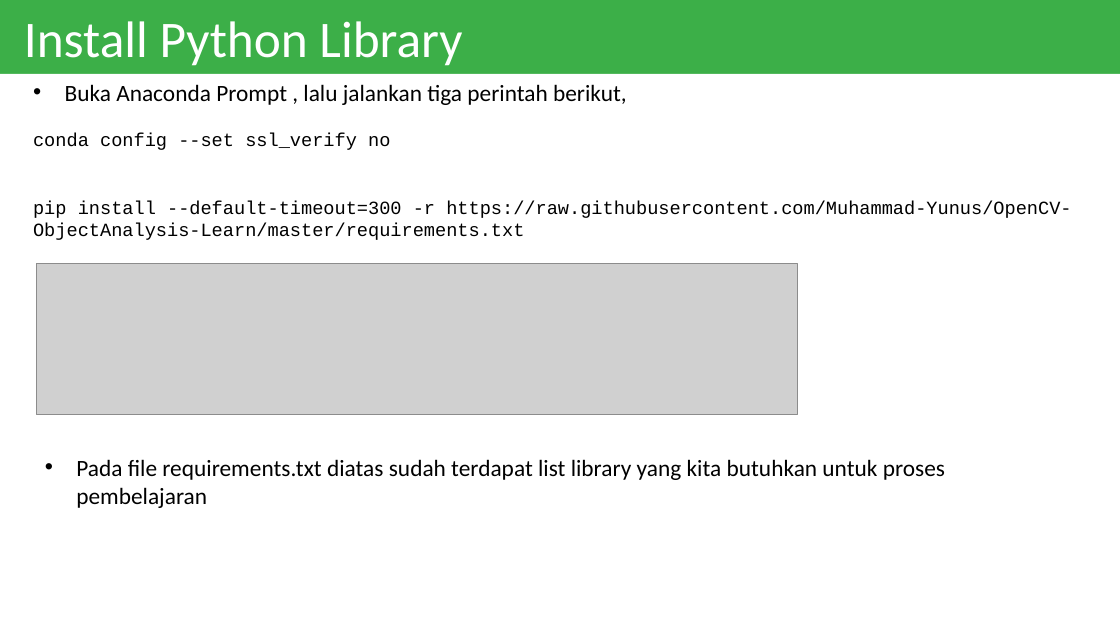
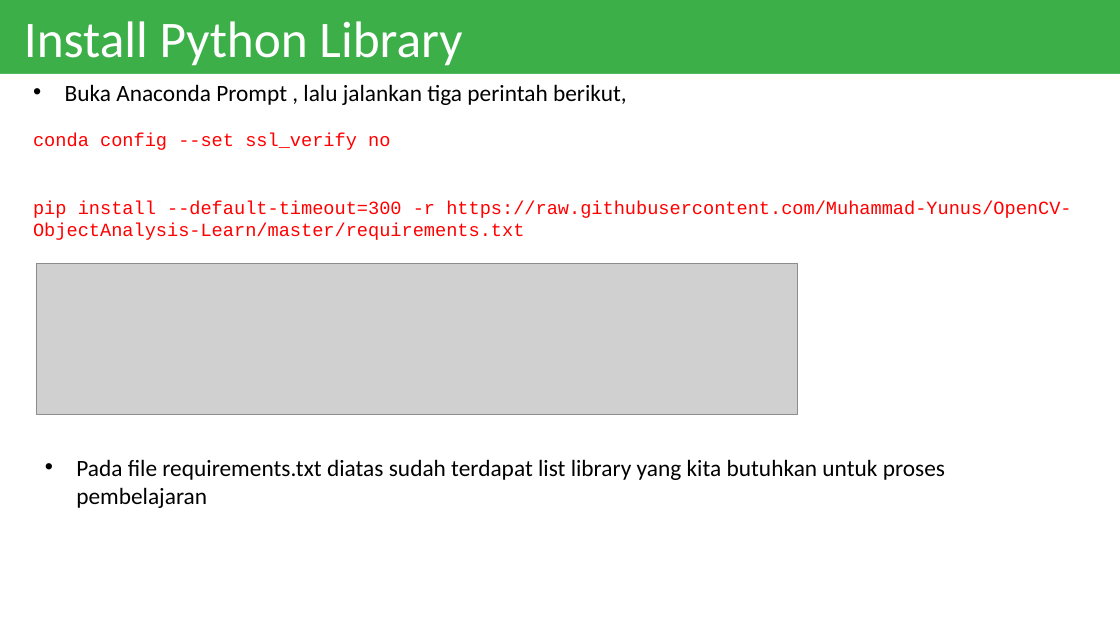
Before and after one commit to Muhammad-Yunus/OpenCV-ObjectAnalysis-Learn, a slide deck: slide 8 of Pengenalan Anaconda Dan VS Code Jupyter Notebook.pptx. Drawn at 1120x630 pixels with LibreOffice and Linux fonts; fonts in the diff are those of the drawing; grey boxes stand for pictures. Boxes give left, top, right and bottom in pixels: in the first picture for what was removed or moved away, otherwise in the second. Text is boxed around its words. In the diff, an @@ line names an element or a change of style, - is before the commit and + after.

```diff
--- a/Pengenalan Anaconda Dan VS Code Jupyter Notebook.pptx
+++ b/Pengenalan Anaconda Dan VS Code Jupyter Notebook.pptx
@@ text at (33, 133, 1071, 240): text colour #000000 to #FF0000 in "conda config --set ssl_verify no", "pip install --default-timeout=300 -r https://raw.githubuserc ..." @@
```
Also in this commit, not shown: 1 other slide changed.
